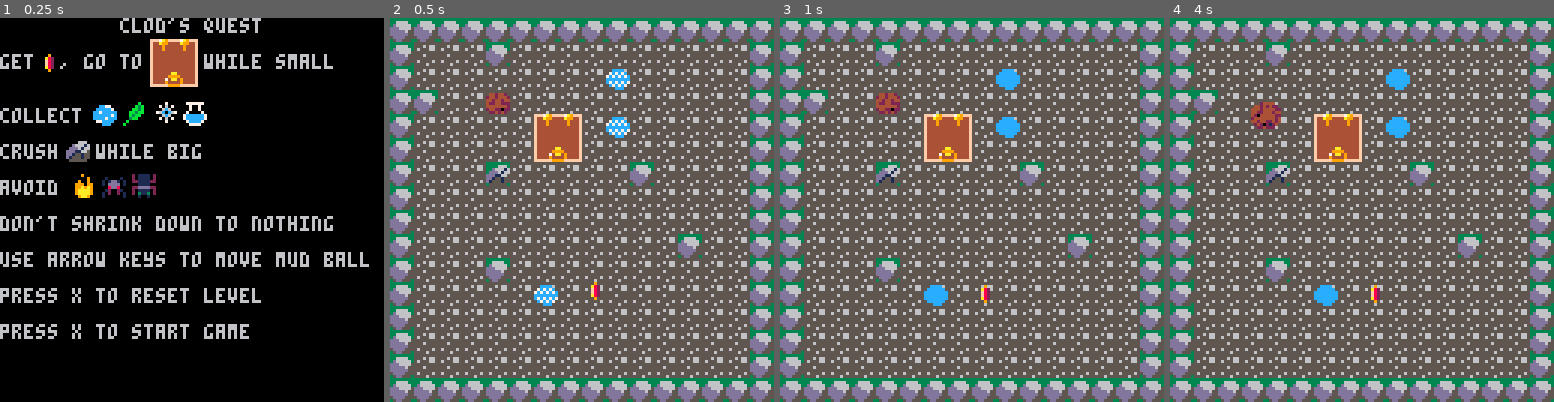
Above: before the commit, frames 1-4 (left to right).
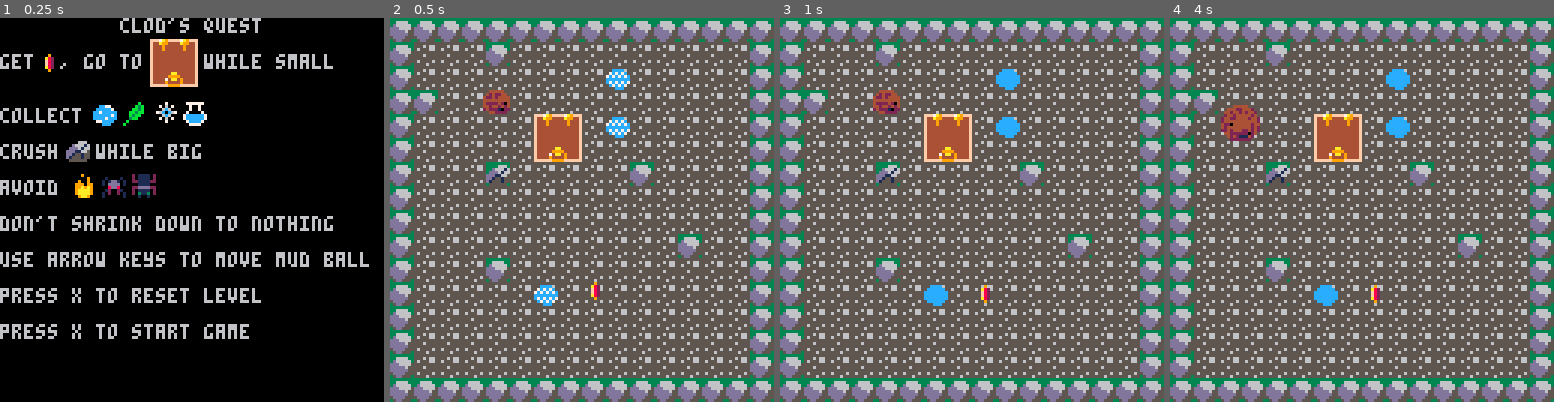
Above: after the commit, the same moments.

Repository: cassandra-largosa/Jelly-and-Jam
Game: PICO-8 cartridge jam.p8
Same seed, same stepped clock (60 frames per second), same inputs: the game is played once before the commit and once after it.
Inputs:
- Up to frame 1 (0.25 s): no input
- Up to frame 2 (0.5 s): tap X (X key) at 0.33 s
- Up to frame 3 (1 s): tap O (Z key) at 0.7 s
- Up to frame 4 (4 s): tap X (X key) at 1.07, 1.85, 2.97 s; hold Right 1.6-2.1 s; tap O (Z key) every 0.4 s from 1.7 to 3.7 s; hold Up 2.15-2.42 s; hold Right 2.47-3.03 s; hold Left 3.08-3.58 s; hold Down 3.63-3.97 s

Frame 1 is identical in both runs. In frame 2, 0.2% of the frame differs, in the area x 24-32%, y 18-25%; in frame 3, 0.2%; in frame 4, 1.1%, in the area x 13-29%, y 21-33%.

Commit message:
Moving animation, attempt 1

Diff:
--- a/jam.p8
+++ b/jam.p8
@@ -151,12 +151,12 @@
 leaf_mult = 2 --how much the leaf multiplies the mud's speed by
 leaf_time = 10 --number of steps the leaf effect lasts for
 end_delay = 30 --number of frames between each transition in the ending
+moving_time = 5 --number of frames for moving animation
 
 --status stuff
 mode = "title" --title, game, end
 timer = 0 --timer for anything that wants it
 end_timer = 0
-moving = false --flag for walking animation
 
 function add_snow(time)
     snow += time
@@ -171,6 +171,13 @@
 function add_leaf(time)
     leaf += time
     sfx(22)
+end
+
+--moving animation stuff
+moving = 0 --timer for moving animation
+
+function start_moving()
+    moving = moving_time
 end
 
 --level stuff
@@ -181,9 +188,7 @@
     snow = 0
     potion = 0
     leaf = 0
-
-    --set status stuff
-    moving = false
+    moving = 0
 
     --set objects from map
     mud.reset(get_map_objects("none", level)[1])
@@ -278,14 +283,19 @@
        speed = mud_speed,
        size = 8, --diameter in pixels
        growth = 0.5, --how much to grow radius each step in pixels
-       alive = true
+       alive = true,
+       dir = "up", --up, down, left, right; for moving animation
+       from_x = 0, from_y = 0, --original coordinates for moving animation
+       bonked = false --hit a wall while moving
        }
 
 mud.reset = function(m)
     mud.x, mud.y =  m.x, m.y
+    mud.from_x, mud.from_y = m.x, m.y
     mud.size = 8 --todo: set this per level? set this by multiple empty map spaces?
     mud.growth = 0.5 --todo: same as above
     mud.alive = true
+    mud.bonked = false
 end
 
 mud.get_rect = function()
@@ -316,13 +326,14 @@
 end
 
 mud.move = function(dir)
-    --todo: if the mud can't move all the way, move as close as possible
+    mud.from_x, mud.from_y = mud.x, mud.y
+
     local x, y = mud.x, mud.y
-    local speed = mud.speed
-    if leaf > 0 then speed *= leaf_mult end
+    mud.speed = mud_speed
+    if leaf > 0 then mud.speed *= leaf_mult end
 
     local moved = false
-    for i = 1,speed do
+    for i = 1,mud.speed do
         if dir == "up" then
             mud.y -= 1
         elseif dir == "down" then
@@ -338,10 +349,15 @@
             x, y = mud.x, mud.y
         else
             mud.x, mud.y = x, y
-            sfx(17)
+            if moved then mud.bonked = true end
             break
         end
     end
+
+    if moved then
+        mud.dir = dir
+        start_moving()
+        end
 
     return moved
 end
@@ -569,7 +585,22 @@
                 pal(4, 11) --brown to light green
                 pal(2, 3) --purple to dark green
             end
-            sspr(64, 0, 24, 24, mud.x, mud.y, mud.size, mud.size)
+            if moving >= 0 then
+                local draw_x, draw_y = mud.from_x, mud.from_y
+                local portion = (moving_time - moving)/moving_time
+                if mud.dir == "up" then
+                    draw_y -= abs(mud.y - mud.from_y)*portion
+                elseif mud.dir == "down" then
+                    draw_y += abs(mud.y - mud.from_y)*portion
+                elseif mud.dir == "left" then
+                    draw_x -= abs(mud.x - mud.from_x)*portion
+                elseif mud.dir == "right" then
+                    draw_x += abs(mud.x - mud.from_x)*portion
+                end
+                sspr(64, 0, 24, 24, draw_x, draw_y, mud.size, mud.size)
+            else
+                sspr(64, 0, 24, 24, mud.x, mud.y, mud.size, mud.size)
+            end
             pal()
             palt()
         end
@@ -653,24 +684,34 @@
     --if mud is not alive, then don't bother updating the game state
     if not mud.alive then return end
 
-    --move mud
-    local moved = false
-    local dir = ""
-    if btnp(0) then
-        dir = "left"
-    elseif btnp(1) then
-        dir = "right"
-    elseif btnp(2) then
-        dir = "up"
-    elseif btnp(3) then
-        dir = "down"
-    end
-    if dir != "" then
-        moved = mud.move(dir)
-    end
-
-    --update the rest of the game state only if the mud moved
-    if moved then
+    if moving <= -1 then
+        --move mud
+        local dir = ""
+        if btn(0) then
+            dir = "left"
+        elseif btn(1) then
+            dir = "right"
+        elseif btn(2) then
+            dir = "up"
+        elseif btn(3) then
+            dir = "down"
+        end
+        if dir != "" then
+            mud.move(dir)
+        end
+    end
+
+    --do the "normal" game updates only if the mud just finished moving
+    if moving == 0 then
+        --moving is done
+        moving -= 1
+
+        --play sound if mud hit a wall
+        if mud.bonked then
+            sfx(17)
+            mud.bonked = false
+        end
+
         --update effect timers
         if potion > 0 then potion -= 1 end
         if snow > 0 then snow -= 1 end
@@ -774,6 +815,8 @@
         if goal.collected and mud.size <= exit_size and collide(mud.get_rect(), exit.rect) then
             next_level()
         end
+    elseif moving > 0 then --do the moving animation updates
+        moving -= 1
     end
 end
 
